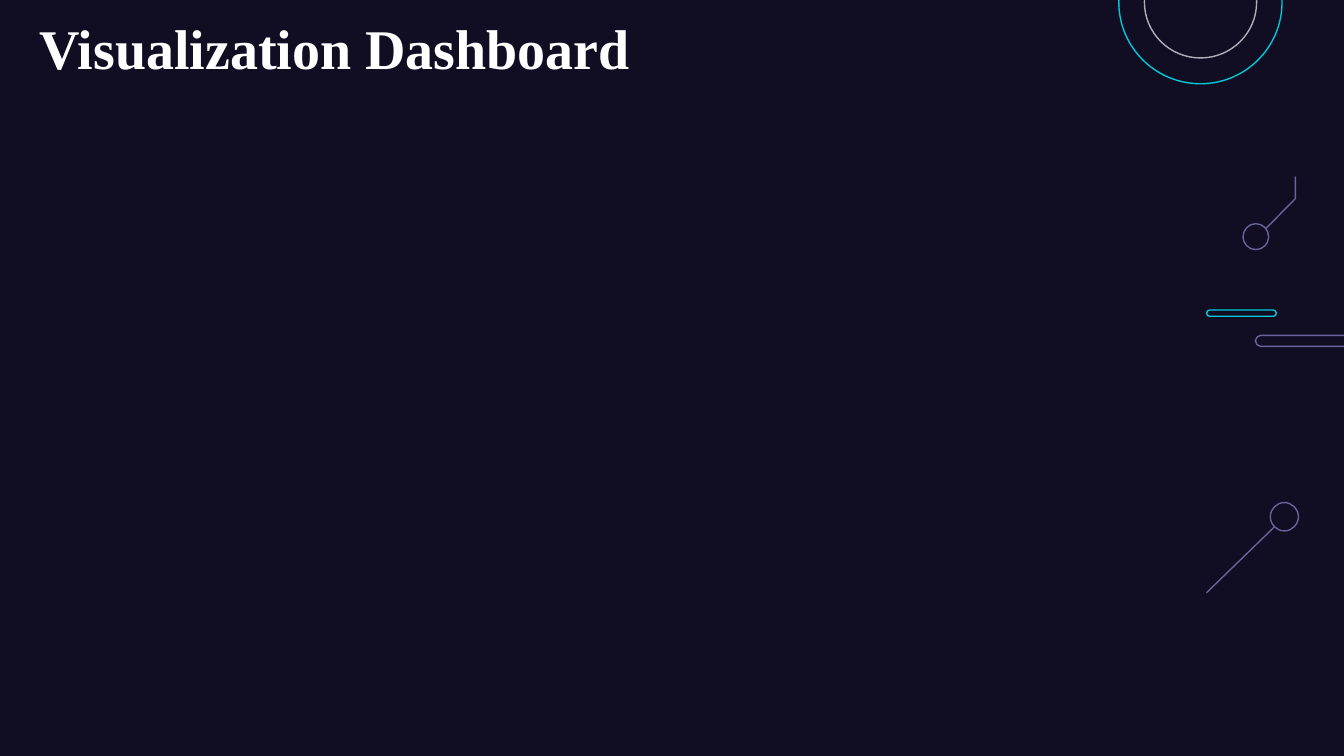
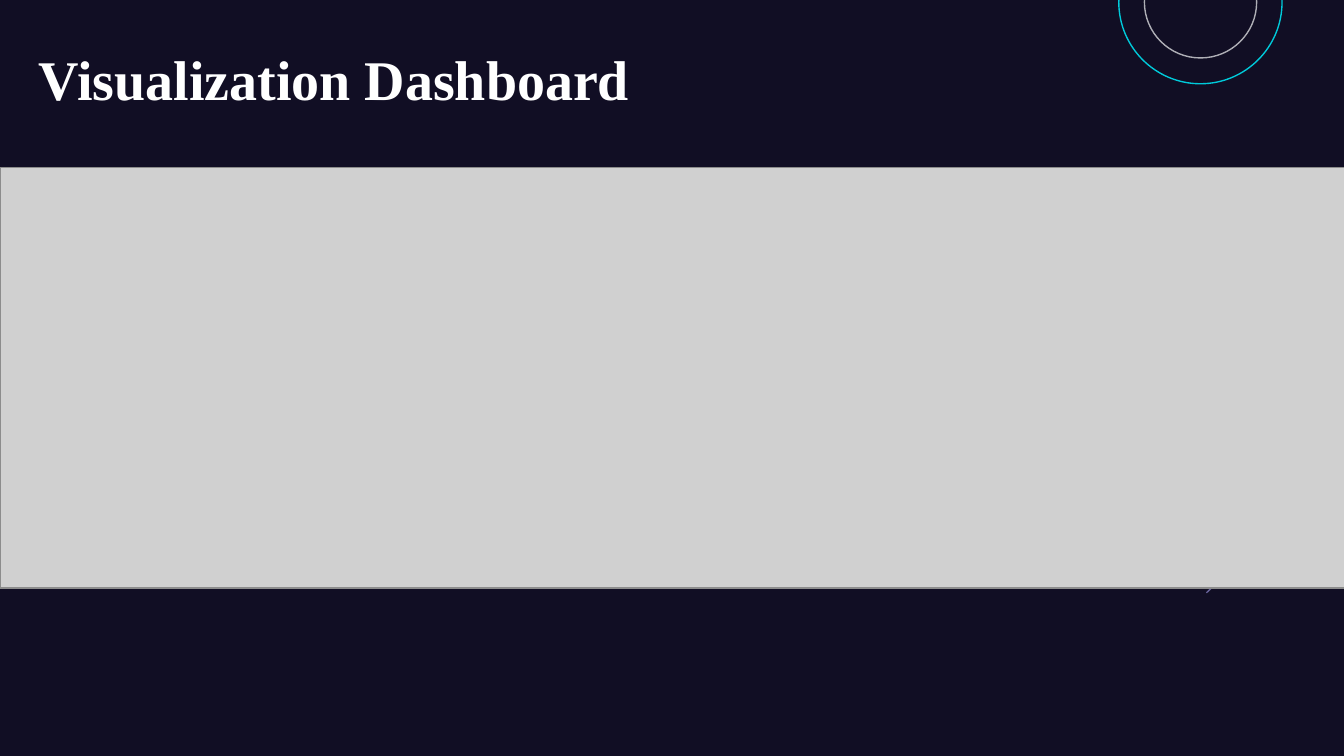
Before and after one commit to jemish123/IT_Ticket_Analysis, a slide deck: slide 19 of SpreadSheet_Project_IT_Ticket_Analysis.pptx (slide 16 before the commit). Drawn at 1344x756 pixels with LibreOffice and Linux fonts; fonts in the diff are those of the drawing; grey boxes stand for pictures; background and template pictures are left out. Boxes give left, top, right and bottom in pixels: in the first picture for what was removed or moved away, otherwise in the second. Text is boxed around its words. In the diff, an @@ line names an element or a change of style, - is before the commit and + after.

```diff
--- a/SpreadSheet_Project_IT_Ticket_Analysis.pptx
+++ b/SpreadSheet_Project_IT_Ticket_Analysis.pptx
@@ text "Visualization Dashboard": place and size @@
-text "Visualization Dashboard" at (40, 30, 629, 70)
+text "Visualization Dashboard" at (39, 61, 629, 101)
@@ picture added at (0, 168, 1344, 589) @@
@@ freeform shape removed at (1266, 177, 1296, 228) @@
@@ freeform shape removed at (1243, 224, 1269, 250) @@
@@ freeform shape removed at (1206, 310, 1276, 317) @@
@@ freeform shape removed at (1270, 503, 1298, 531) @@
```
Also in this commit, not shown: 16 other slides changed, 5 slides added, 2 slides removed, 6 other files.
